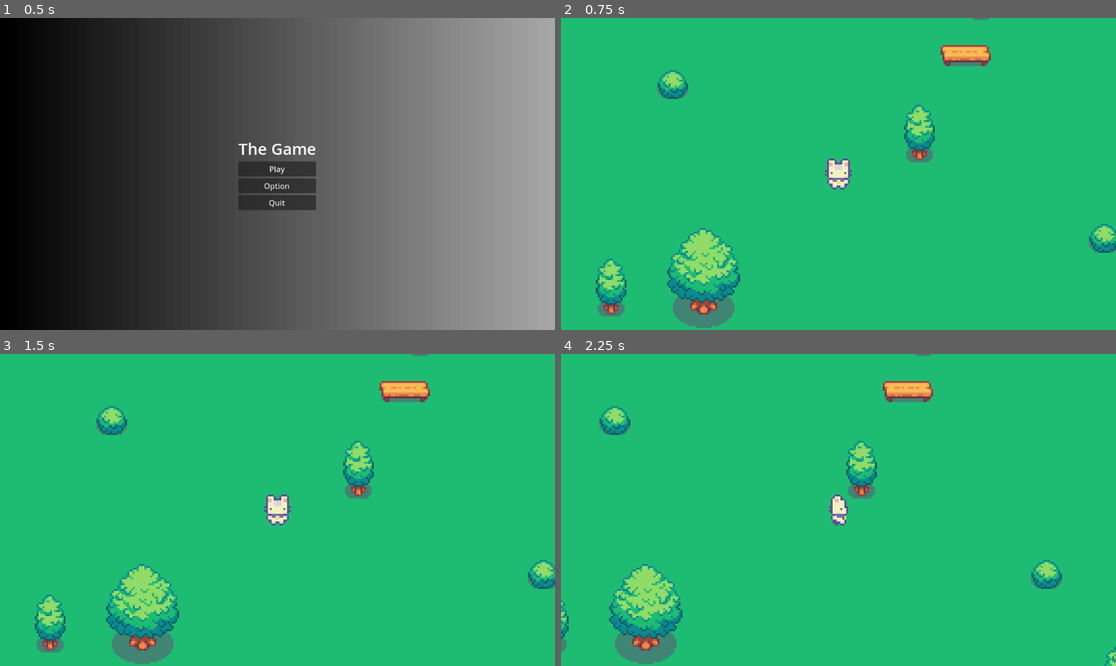
Above: before the commit, frames 1-4 (two rows, left to right).
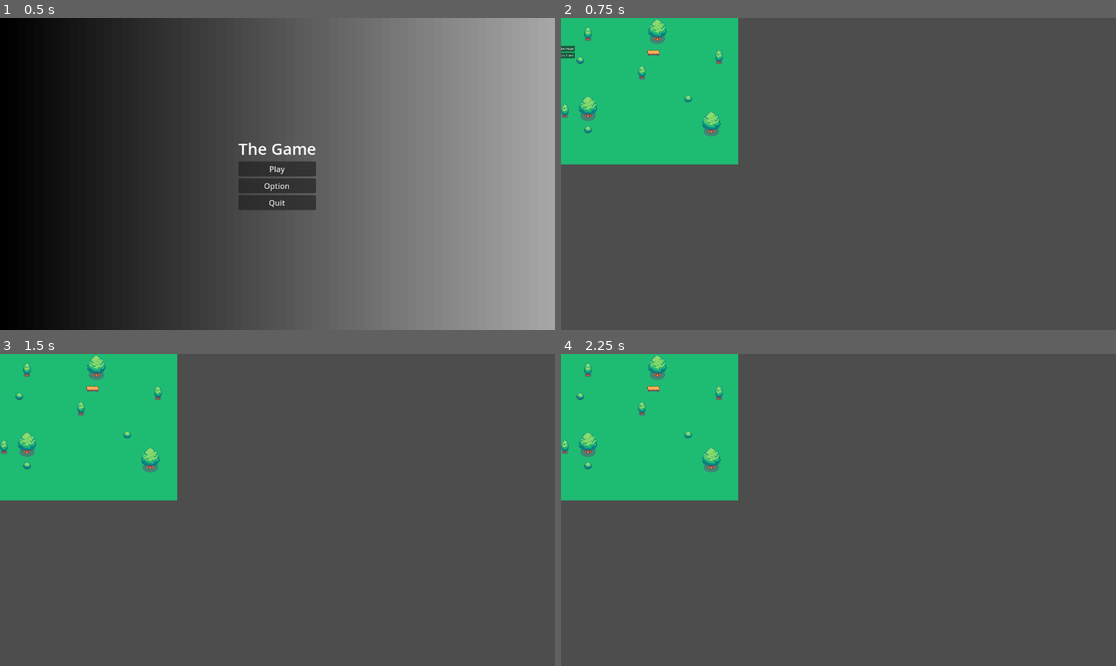
Above: after the commit, the same moments.

Repository: Sun-Cy/Projet3
Game: Godot game, scene res://scenes/main_menu.tscn
The game is run twice, just before and just after one commit, with the same random seed, the same clock (stepped at 60 frames per second) and the same inputs.
Inputs (mouse positions are in pixels of both pictures, inside the frame that each line leads up to):
- Up to frame 1 (0.5 s): no input
- Up to frame 2 (0.75 s): click "Play" at 0.5 s
- Up to frame 3 (1.5 s): click (5, 391) at 1.25 s, where only the run after the commit has a clickable "Join as Client"
- Up to frame 4 (2.25 s): tap Enter at 2 s; move the mouse to (960, 494) at 2.02 s; hold D (right) from 2.03 s (still down); click (960, 494) at 2.17 s

Frame 1 is identical in both runs. In frame 2, 86% of the frame differs, in the area x 0-100%, y 0-100%; in frame 3, 86%; in frame 4, 86%.

Commit message:
multiplayer

Diff:
--- a/scenes/game.tscn
+++ b/scenes/game.tscn
@@ -1,7 +1,8 @@
-[gd_scene load_steps=3 format=4 uid="uid://b8q4k3g2kge6t"]
+[gd_scene load_steps=4 format=4 uid="uid://b8q4k3g2kge6t"]
 
 [ext_resource type="PackedScene" uid="uid://cfq0k4ct2jisj" path="res://scenes/player/player.tscn" id="1_uwrxv"]
 [ext_resource type="TileSet" uid="uid://vse2ttikn61q" path="res://asset/Tilesets/tileset.tres" id="1_yqjtg"]
+[ext_resource type="Script" uid="uid://cie63xt23f180" path="res://scripts/multiplayer_manager.gd" id="3_lnu2h"]
 
 [node name="Game" type="Node2D"]
 
@@ -13,11 +14,29 @@
 tile_map_data = PackedByteArray("AAACAAUAAAAIAAQAAAAQAAoAAAAIAAQAAAADAA4AAAAIAAQAAAAKAAYAAAAHAAQAAAAKAAcAAAAHAAUAAAAAAA …(896 unchanged characters)…
 tile_set = ExtResource("1_yqjtg")
 
-[node name="Player" parent="." instance=ExtResource("1_uwrxv")]
-position = Vector2(126, 134)
+[node name="MultiplayerSpawner" type="MultiplayerSpawner" parent="."]
+_spawnable_scenes = PackedStringArray("uid://cfq0k4ct2jisj")
+spawn_path = NodePath(".")
+script = ExtResource("3_lnu2h")
+player_scene = ExtResource("1_uwrxv")
 
-[node name="Camera2D" type="Camera2D" parent="Player"]
-zoom = Vector2(4, 4)
+[node name="CreateClient" type="Button" parent="."]
+unique_name_in_owner = true
+offset_left = -13.0
+offset_top = 72.0
+offset_right = 100.0
+offset_bottom = 103.0
+scale = Vector2(0.3709321, 0.37528515)
+text = "Join as Client"
 
-[node name="MultiplayerSpawner" type="MultiplayerSpawner" parent="."]
-spawn_path = NodePath(".")
+[node name="CreateServer" type="Button" parent="."]
+unique_name_in_owner = true
+offset_left = -13.0
+offset_top = 58.0
+offset_right = -5.0
+offset_bottom = 66.0
+scale = Vector2(0.3709321, 0.37528515)
+text = "Create Server"
+
+[connection signal="pressed" from="CreateClient" to="MultiplayerSpawner" method="_on_create_client_pressed"]
+[connection signal="pressed" from="CreateServer" to="MultiplayerSpawner" method="_on_create_server_pressed"]
--- a/scenes/player/player.tscn
+++ b/scenes/player/player.tscn
@@ -181,3 +181,7 @@
 
 [node name="MultiplayerSynchronizer" type="MultiplayerSynchronizer" parent="."]
 replication_config = SubResource("SceneReplicationConfig_dovo2")
+
+[node name="Camera2D" type="Camera2D" parent="."]
+zoom = Vector2(4, 4)
+position_smoothing_enabled = true
--- a/scenes/player/player_controller.gd
+++ b/scenes/player/player_controller.gd
@@ -1,4 +1,5 @@
 extends CharacterBody2D
+class_name Player
 
 @onready var animated_sprite: AnimatedSprite2D = $AnimatedSprite2D
 
@@ -7,8 +8,15 @@
 var current_direction = "down"
 var is_moving = false
 
+func _enter_tree() -> void:
+	set_multiplayer_authority(name.to_int())
+	if is_multiplayer_authority():
+		$Camera2D.make_current()
+	else:
+		$Camera2D.set_enabled(false)
 
 func _physics_process(delta: float) -> void:
+	if !is_multiplayer_authority(): return
 	var direction := Input.get_vector("left", "right", "up", "down").normalized()
 
 	if direction:
--- /dev/null
+++ b/scripts/multiplayer_manager.gd
@@ -0,0 +1,43 @@
+extends MultiplayerSpawner
+
+var peer := ENetMultiplayerPeer.new()
+
+@export var player_scene: PackedScene
+
+
+@onready var create_server: Button = %CreateServer
+@onready var create_client: Button = %CreateClient
+
+
+func _ready() -> void:
+	multiplayer.peer_connected.connect(spawn_player)
+
+func start_server():
+	peer.create_server(4242, 32)
+	multiplayer.multiplayer_peer = peer
+	spawn_player(1)
+
+func join_server(ip):
+	peer.create_client(ip, 4242)
+	multiplayer.multiplayer_peer = peer
+
+
+func _on_create_client_pressed() -> void:
+	join_server("localhost")
+	create_server.visible = false
+	create_client.visible = false
+
+
+func _on_create_server_pressed() -> void:
+	start_server()
+	create_server.visible = false
+	create_client.visible = false
+
+
+func spawn_player(id: int):
+	if !multiplayer.is_server(): return
+
+	var player: Player = player_scene.instantiate()
+	player.name = str(id)
+
+	get_node(spawn_path).call_deferred("add_child", player)
Not shown, added: scripts/multiplayer_manager.gd.uid
Not shown, changed: journal.md
